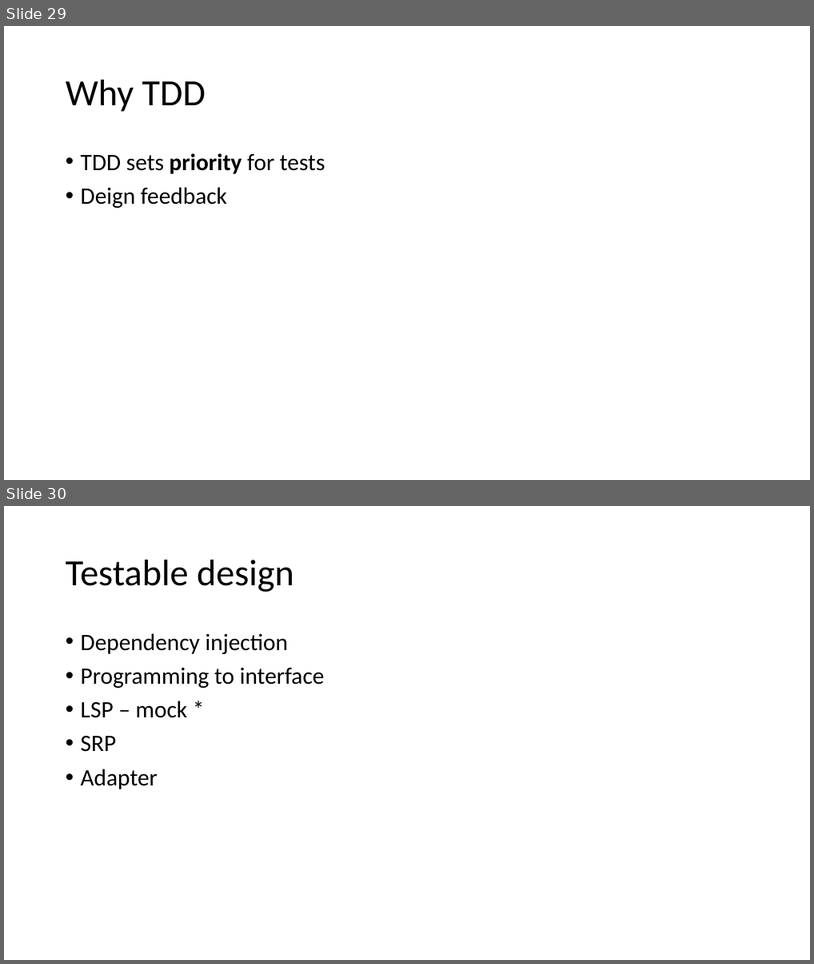
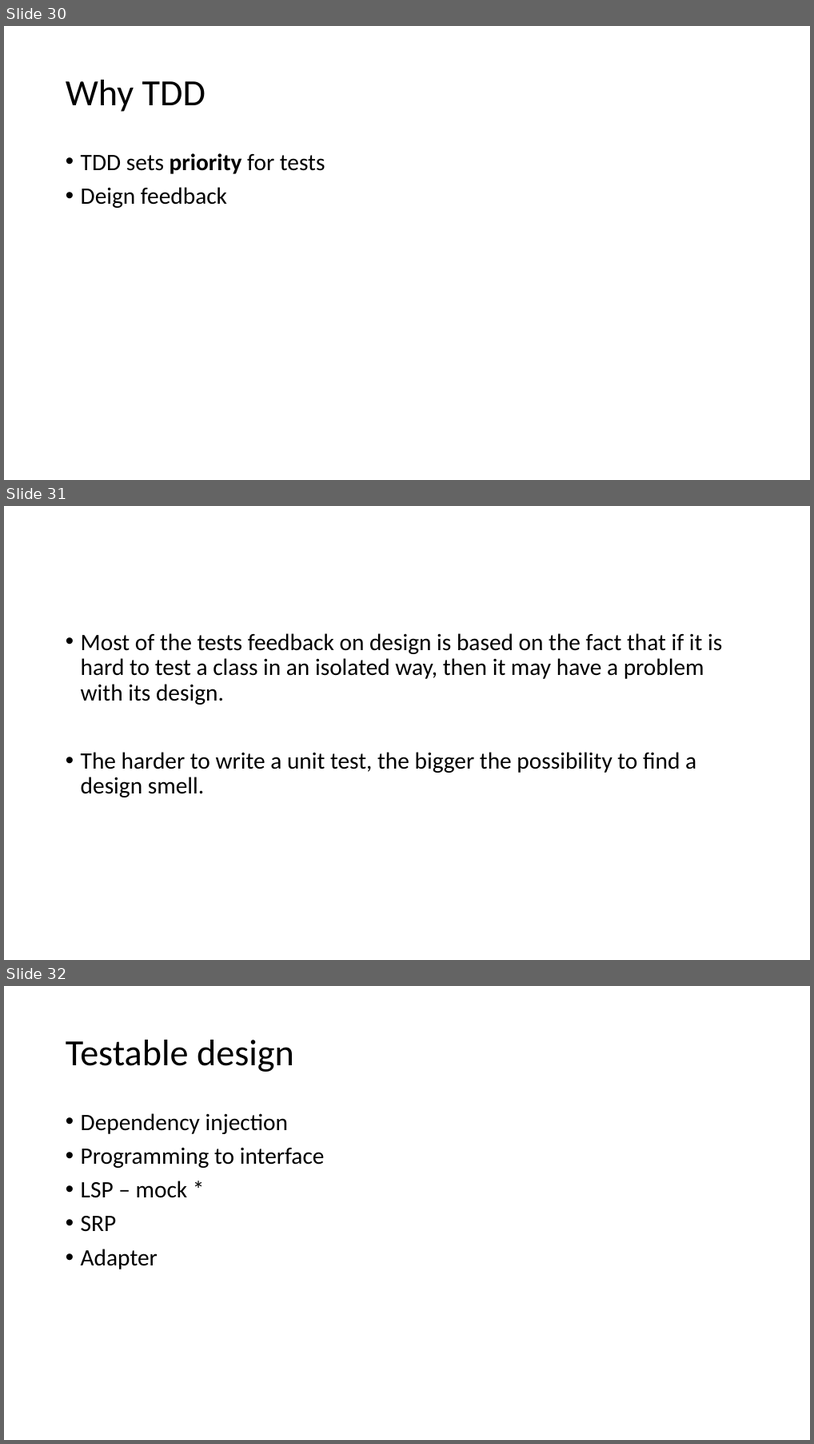
Before and after one commit to SunilPrasad/GithubRepo, a slide deck: TDDExamples/Persentation/TDD.pptx. Shown one above the other, each under a label of ours: slides 29 and 30 before the commit, slides 30, 31 and 32 after it. The pictures are 814x964 and 814x1444 pixels, drawn with LibreOffice and Linux fonts; fonts in the diff are those of the drawing. Boxes give left, top, right and bottom in pixels: in the first picture for what was removed or moved away, otherwise in the second. Text is boxed around its words. In the diff, an @@ line names an element or a change of style, - is before the commit and + after.

```diff
--- a/TDDExamples/Persentation/TDD.pptx
+++ b/TDDExamples/Persentation/TDD.pptx
@@ slide 31 added at <box>4,506,810,960</box>, background #FFFFFF @@
@@ text added at <box>81,633,722,797</box>, 28 pt, text #000000 @@
+• Most of the tests feedback on design is based on the fact that if it is hard to test a class in an isolated way, then it may have a problem with its design.
+• The harder to write a unit test, the bigger the possibility to find a design smell.
@@ what was slide 29 is now slide 30 @@
@@ what was slide 30 is now slide 32 @@
```
Also in this commit, not shown: 6 slides changed, 2 other slides added, 1 other file.
